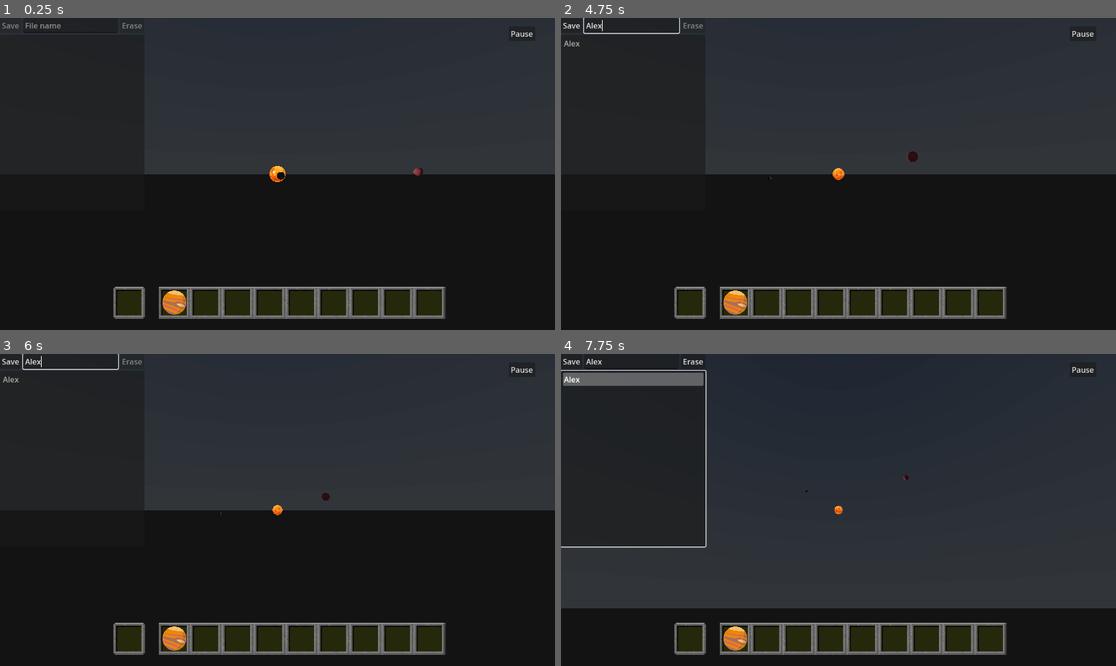
Above: before the commit, frames 1-4 (two rows, left to right).
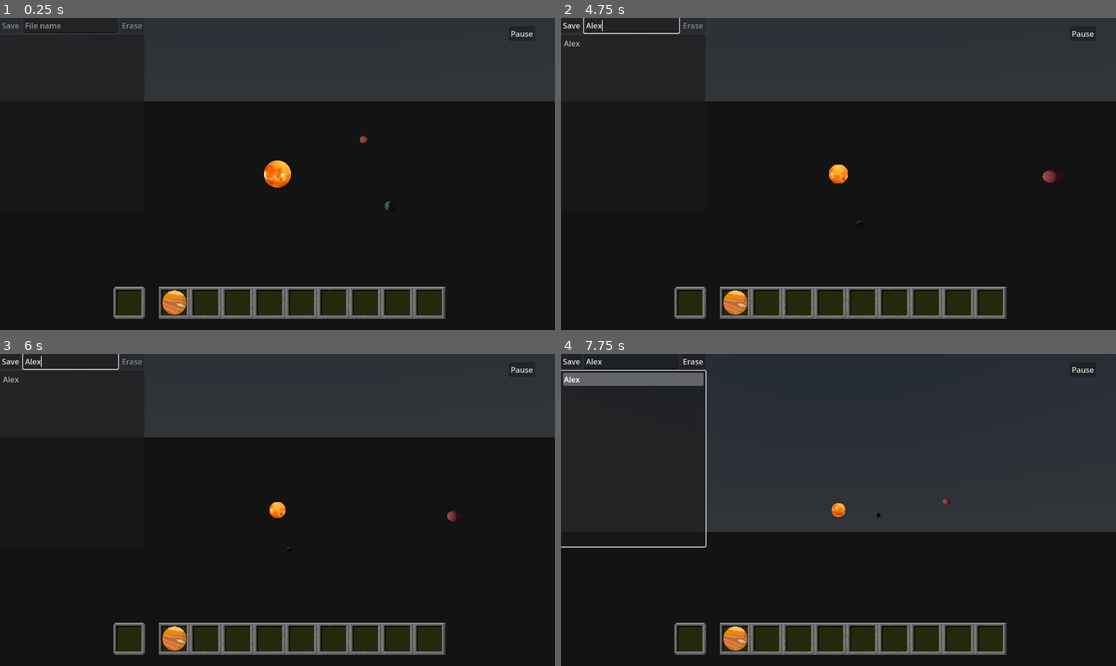
Above: after the commit, the same moments.

Repository: canhotuctor/skylab
Game: Godot game, scene res://gravity_test.tscn
Same seed, same stepped clock (60 frames per second), same inputs: the game is played once before the commit and once after it. A sky picture missing from this copy of the repository is replaced by a grey-blue gradient.
Inputs (mouse positions are in pixels of both pictures, inside the frame that each line leads up to):
- Up to frame 1 (0.25 s): no input
- Up to frame 2 (4.75 s): click (633, 24) at 0.52 s; type "Alex" at 0.6 s; click "Pause" at 1.25 s; click "Save" at 2 s; move the mouse to (960, 158) at 2.77 s; hold Right (ui_right) 2.78-3.5 s; tap Mouse wheel down (scroll_down) at 2.85, 4.35 s; click (960, 158) at 2.92 s; drag from (727, 189) to (810, 236) at 3.52 s; tap Enter at 4.25 s; move the mouse to (894, 105) at 4.27 s; hold Right (ui_right) from 4.28 s (still down)
- Up to frame 3 (6 s): release Right (ui_right) at 5 s; drag from (249, 572) to (111, 463) at 5.02 s; tap Space at 5.75 s; move the mouse to (444, 556) at 5.77 s; hold Left (ui_left) from 5.78 s (still down); tap Mouse wheel down (scroll_down) at 5.85 s
- Up to frame 4 (7.75 s): release Left (ui_left) at 6.5 s; drag from (672, 463) to (755, 432) at 6.52 s; tap Enter at 7.25 s; move the mouse to (866, 510) at 7.27 s; hold Down (ui_down) from 7.28 s (still down); tap Mouse wheel down (scroll_down) at 7.35 s; click (866, 510) at 7.42 s

The runs differ from the first frame. In frame 1, 17% of the frame differs, in the area x 26-100%, y 26-62%; in frame 2, 17%; in frame 3, 17%; in frame 4, 23%, in the area x 0-100%, y 38-82%.

Commit message:
Adjusted intial orbits

Diff:
--- a/gravity_test.tscn
+++ b/gravity_test.tscn
@@ -36,11 +36,12 @@
 
 [node name="CameraPivot" type="Node3D" parent="."]
 process_mode = 3
+transform = Transform3D(0.66262, 0.251238, -0.705559, 0, 0.942057, 0.335452, 0.748956, -0.222277, 0.624226, 0, 0, 0)
 script = ExtResource("1_1bnp1")
 
 [node name="Camera3D" type="Camera3D" parent="CameraPivot"]
 unique_name_in_owner = true
-transform = Transform3D(1, 0, 0, 0, 1, 0, 0, 0, 1, 0, 0, 50)
+transform = Transform3D(1, -2.32831e-10, 0, 0, 1, 1.49012e-08, -1.86265e-09, -1.49012e-08, 1, 0, 0, 30)
 
 [node name="GravityObject" parent="." instance=ExtResource("2_4wllg")]
 mass = 100.0
@@ -51,9 +52,9 @@
 linear_velocity = Vector3(0, 2.5, 0)
 
 [node name="GravityObject3" type="RigidBody3D" parent="."]
-transform = Transform3D(1, 0, 0, 0, 1, 0, 0, 0, 1, -0.135681, 0, 23.6968)
+transform = Transform3D(1, 0, 0, 0, 1, 0, 0, 0, 1, -0.136, 0, 15)
 mass = 0.01
-linear_velocity = Vector3(2.5, -1, 0)
+linear_velocity = Vector3(6, -2, 0)
 script = ExtResource("2_0vp48")
 
 [node name="MeshInstance3D" type="MeshInstance3D" parent="GravityObject3"]
